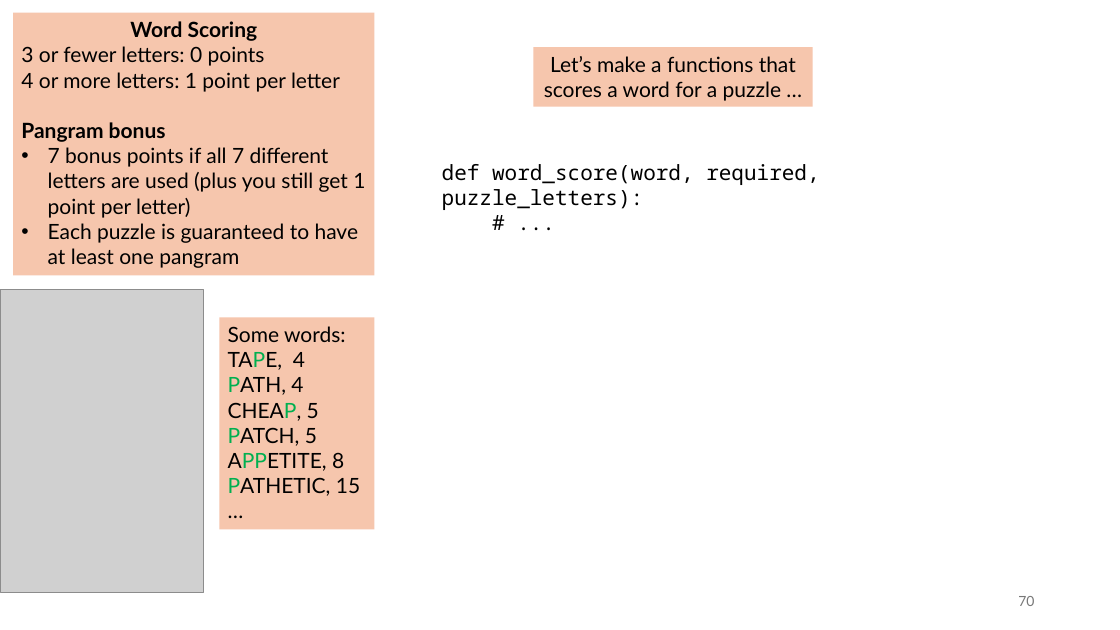
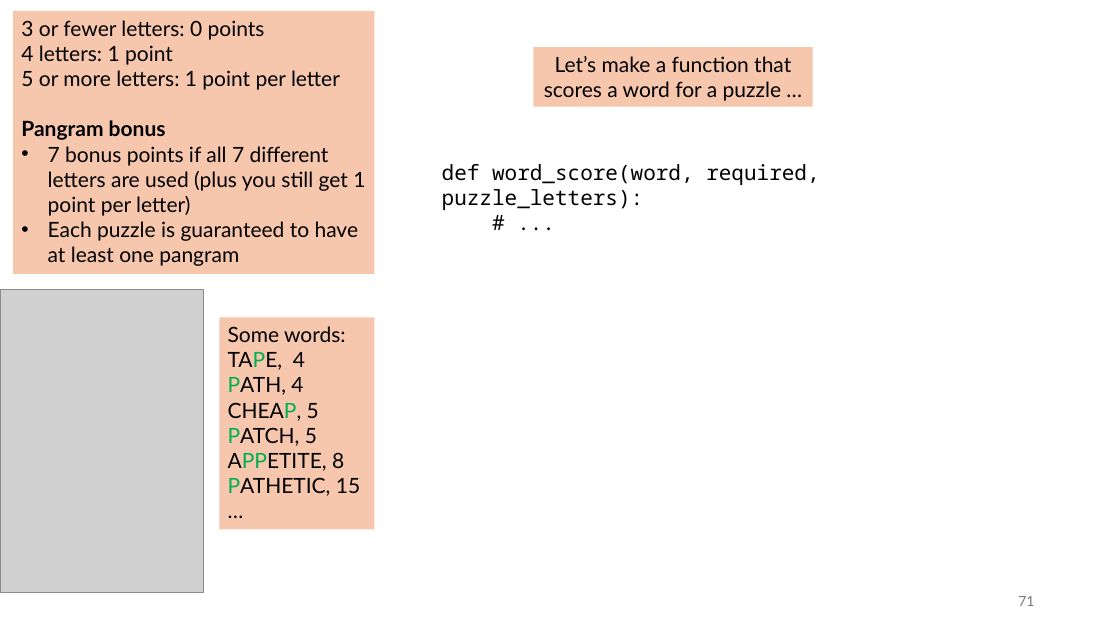
Before and after one commit to tjd1234/cmpt120spring2026, a slide deck: slide 71 of lecture_notes/chapter7/chapter7.pptx (slide 70 before the commit). Drawn at 1120x630 pixels with LibreOffice and Linux fonts; fonts in the diff are those of the drawing; grey boxes stand for pictures. Boxes give left, top, right and bottom in pixels: in the first picture for what was removed or moved away, otherwise in the second. Text is boxed around its words. In the diff, an @@ line names an element or a change of style, - is before the commit and + after.

```diff
--- a/lecture_notes/chapter7/chapter7.pptx
+++ b/lecture_notes/chapter7/chapter7.pptx
@@ text in rectangle at (130,21,258,41): paragraph removed @@
-Word Scoring
@@ text in rectangle at (21,45,340,90): text changed @@
-4 or more letters: 1 point per letter
+4 letters: 1 point
+5 or more letters: 1 point per letter
@@ text in rectangle at (544,56,791,101): text changed @@
-Let’s make a functions that scores a word for a puzzle …
+Let’s make a function that scores a word for a puzzle …
@@ page number at (1018,596,1034,606): text changed @@
-70
+71
```
Also in this commit, not shown: 22 other slides changed, 1 slide added.
